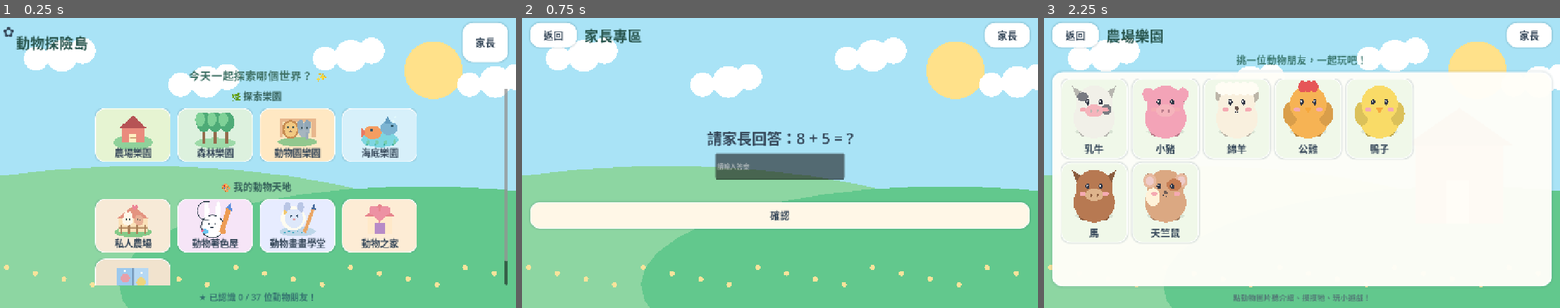
Above: before the commit, frames 1-3 (left to right).
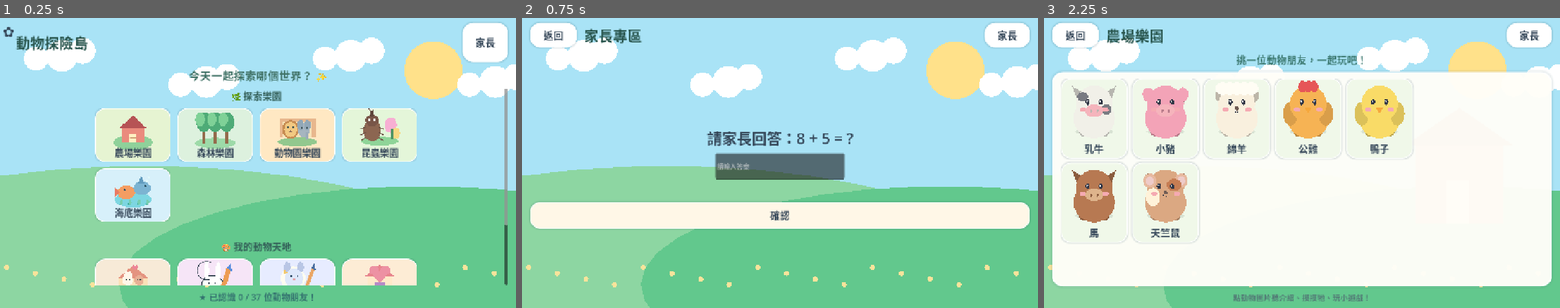
Above: after the commit, the same moments.

Repository: jimmy0933b3-sudo/farm
Game: Godot game, scene res://scenes/Main.tscn
The game is run twice, just before and just after one commit, with the same random seed, the same clock (stepped at 60 frames per second) and the same inputs.
Inputs (mouse positions are in pixels of both pictures, inside the frame that each line leads up to):
- Up to frame 1 (0.25 s): no input
- Up to frame 2 (0.75 s): click "家長" at 0.5 s
- Up to frame 3 (2.25 s): click "返回" at 1.25 s; click (1178, 134) at 2.02 s

The runs differ from the first frame. In frame 1, 19% of the frame differs, in the area x 18-99%, y 31-93%; in frame 2, nothing differs; in frame 3, nothing differs.

Commit message:
feat: integrate Insect Park into navigation and CI smoke coverage

Diff:
--- a/scripts/Main.gd
+++ b/scripts/Main.gd
@@ -12,6 +12,7 @@
 const ForestDiscovery = preload("res://scripts/ForestDiscovery.gd")
 const OceanDiscovery = preload("res://scripts/OceanDiscovery.gd")
 const ZooDiscovery = preload("res://scripts/ZooDiscovery.gd")
+const InsectDiscovery = preload("res://scripts/InsectDiscovery.gd")
 const TouchAnimalScroll = preload("res://scripts/TouchAnimalScroll.gd")
 const CareStage = preload("res://scripts/CareStage.gd")
 const ChoiceArt = preload("res://scripts/ChoiceArt.gd")
@@ -38,6 +39,7 @@
 var forest_game: Control
 var ocean_game: Control
 var zoo_game: Control
+var insect_game: Control
 var private_farm_game: Control
 var coloring_game: Control
 var drawing_game: Control
@@ -56,7 +58,7 @@
 	sound.speech_enabled = bool(progress.data["settings"].get("speech", true))
 	var saved_screen = str(progress.data.get("last_screen","home"))
 	match saved_screen:
-		"farm", "forest", "zoo", "ocean_park":
+		"farm", "forest", "zoo", "insect", "ocean_park":
 			show_zone("ocean" if saved_screen=="ocean_park" else saved_screen)
 		"care":
 			show_care()
@@ -74,6 +76,8 @@
 			show_forest_search()
 		"zoo_search":
 			show_zoo_search()
+		"insect_search":
+			show_insect_search()
 		"ocean", "ocean_search":
 			show_ocean_search()
 		_:
@@ -97,13 +101,15 @@
 				show_zone("ocean")
 			elif screen in ["zoo_search","zoo_done"]:
 				show_zone("zoo")
+			elif screen in ["insect_search","insect_done"]:
+				show_zone("insect")
 			else:
 				show_home()
 
 func _switch(name: String, bg: String = "home") -> VBoxContainer:
 	sound.stop_speaking()
 	screen = name
-	if name in ["home","farm","forest","zoo","care","album","forest_search","private_farm","coloring","drawing","ocean_search","ocean_park","zoo_search"]:
+	if name in ["home","farm","forest","zoo","insect","insect_search","care","album","forest_search","private_farm","coloring","drawing","ocean_search","ocean_park","zoo_search"]:
 		progress.data["last_screen"] = name
 		progress.save()
 	for node in get_children():
@@ -235,7 +241,7 @@
 
 func _picture_button(item_id: String, caption: String, action: Callable, minimum: Vector2 = Vector2(242, 226), scroll: ScrollContainer = null) -> Button:
 	var color_choices={
-		"farm":Color("#E6F4D2"),"forest":Color("#DDF1DE"),"zoo":Color("#FFE8C3"),
+		"farm":Color("#E6F4D2"),"forest":Color("#DDF1DE"),"zoo":Color("#FFE8C3"),"insect":Color("#E4F6D9"),"insect_search":Color("#E9F8C9"),
 		"ocean_park":Color("#D7F0FA"),"private_farm":Color("#F7EAD7"),
 		"coloring":Color("#F6E5F7"),"drawing":Color("#E7ECFF"),"care":Color("#FDECD5"),
 		"album":Color("#F1E3CE"),"forest_explore":Color("#E4F1D9"),
@@ -300,6 +306,7 @@
 		{"title":"農場樂園","zone":"farm"},
 		{"title":"森林樂園","zone":"forest"},
 		{"title":"動物園樂園","zone":"zoo"},
+		{"title":"昆蟲樂園","zone":"insect"},
 		{"title":"海底樂園","zone":"ocean_park"}
 	],wide)
 	var separation=Control.new()
@@ -314,7 +321,7 @@
 		{"title":"動物圖鑑","zone":"album"}
 	],wide)
 	layout.add_child(_label("★ 已認識 %d / %d 位動物朋友！" % [int(progress.data["collected"].size()),animals.size()],22,HORIZONTAL_ALIGNMENT_CENTER,Color("#34736F")))
-	_narrate("歡迎來到動物探險島！四個樂園裡面可以找動物。下面有私人農場、動物著色屋、新的動物畫畫學堂，還有動物之家和圖鑑。")
+	_narrate("歡迎來到動物探險島！五個樂園裡面可以找動物和昆蟲。下面有私人農場、動物著色屋、新的動物畫畫學堂，還有動物之家和圖鑑。")
 
 func _home_section(parent: VBoxContainer, scroll: ScrollContainer, heading: String, places: Array, wide: bool) -> void:
 	var section=VBoxContainer.new()
@@ -335,7 +342,7 @@
 
 func _go(where: String) -> void:
 	match where:
-		"farm", "forest", "zoo":
+		"farm", "forest", "zoo", "insect":
 			show_zone(where)
 		"care":
 			show_care()
@@ -357,14 +364,19 @@
 func show_zone(zone: String) -> void:
 	current_zone = zone
 	var layout = _switch("ocean_park" if zone=="ocean" else zone, zone)
-	_header(layout, "農場樂園" if zone == "farm" else ("森林樂園" if zone=="forest" else ("動物園樂園" if zone=="zoo" else "海底樂園")), Callable(self,"show_home"))
+	_header(layout, str({"farm":"農場樂園","forest":"森林樂園","zoo":"動物園樂園","ocean":"海底樂園","insect":"昆蟲樂園"}.get(zone,"探索樂園")), Callable(self,"show_home"))
 	layout.add_child(_label("挑一位動物朋友，一起玩吧！", 25,HORIZONTAL_ALIGNMENT_CENTER,Color("#39766D")))
-	if zone in ["forest","ocean","zoo"]:
-		var item_id = "forest_explore" if zone=="forest" else ("ocean" if zone=="ocean" else "zoo_search")
-		var caption = "🌲 去大森林找動物" if zone=="forest" else ("🐠 去海底找朋友" if zone=="ocean" else "🦁 去動物園找六隻動物")
-		var destination=Callable(self,"show_forest_search") if zone=="forest" else (Callable(self,"show_ocean_search") if zone=="ocean" else Callable(self,"show_zoo_search"))
-		var seek_button = _picture_button(item_id,caption,destination,Vector2(310,95))
-		seek_button.size_flags_horizontal = Control.SIZE_SHRINK_CENTER
+	if zone in ["forest","ocean","zoo","insect"]:
+		var entries={
+			"forest":["forest_explore","🌲 去大森林找動物"],
+			"ocean":["ocean","🐠 去海底找朋友"],
+			"zoo":["zoo_search","🦁 去動物園找六隻動物"],
+			"insect":["insect_search","🦋 昆蟲大探險"]
+		}
+		var choice: Array=entries[zone]
+		var destination=Callable(self,"show_forest_search") if zone=="forest" else (Callable(self,"show_ocean_search") if zone=="ocean" else (Callable(self,"show_zoo_search") if zone=="zoo" else Callable(self,"show_insect_search")))
+		var seek_button=_picture_button(str(choice[0]),str(choice[1]),destination,Vector2(310,95))
+		seek_button.size_flags_horizontal=Control.SIZE_SHRINK_CENTER
 		layout.add_child(seek_button)
 	var panel = _panel()
 	layout.add_child(panel)
@@ -382,7 +394,7 @@
 		if str(info.get("zone","")) == zone or (zone=="zoo" and str(info.get("id",""))=="monkey"):
 			grid.add_child(_animal_button(info, Callable(self,"show_animal").bind(str(info["id"]),zone),false,scroll))
 	layout.add_child(_label("點動物圖片聽介紹、摸摸牠、玩小遊戲！", 19,HORIZONTAL_ALIGNMENT_CENTER,Color("#527975")))
-	_narrate("這裡是%s。用手指點一隻動物，和牠交朋友吧！" % ("農場" if zone == "farm" else ("森林" if zone=="forest" else ("動物園" if zone=="zoo" else "海底樂園"))))
+	_narrate("這裡是%s。用手指點一隻動物，和牠交朋友吧！" % ("農場" if zone == "farm" else ("森林" if zone=="forest" else ("動物園" if zone=="zoo" else ("昆蟲樂園" if zone=="insect" else "海底樂園")))))
 	# The forest hide-and-seek entry uses its own illustrated button, not a text-only menu.
 
 func show_zoo_search() -> void:
@@ -425,6 +437,48 @@
 	layout.add_child(actions)
 	actions.add_child(_button("再找一次",Callable(self,"show_zoo_search"),Color("#F8E5C6"),Vector2(200,70)))
 	actions.add_child(_button("動物園樂園",Callable(self,"show_zone").bind("zoo"),Color("#DFF0DE"),Vector2(200,70)))
+	_narrate("太棒啦！找到駱駝、獅子、老虎、大象、猴子和河馬！可以再玩一次！")
+
+func show_insect_search() -> void:
+	current_zone="insect"
+	var layout=_switch("insect_search","insect")
+	_header(layout,"昆蟲大探險",Callable(self,"show_zone").bind("insect"))
+	var insect_animals: Array=[]
+	for info in animals:
+		if str(info.get("zone",""))=="insect":
+			insect_animals.append(info)
+	insect_game=InsectDiscovery.new()
+	insect_game.setup(insect_animals,progress,sound)
+	insect_game.size_flags_horizontal=Control.SIZE_EXPAND_FILL
+	insect_game.size_flags_vertical=Control.SIZE_EXPAND_FILL
+	insect_game.completed.connect(Callable(self,"show_insect_complete"))
+	layout.add_child(insect_game)
+
+func show_insect_complete() -> void:
+	var layout=_switch("insect_done","insect")
+	_header(layout,"昆蟲大探險完成！",Callable(self,"show_zone").bind("insect"))
+	layout.add_child(_label("太棒了！六位昆蟲朋友都找到了！",29))
+	var panel=_panel()
+	panel.size_flags_vertical=Control.SIZE_EXPAND_FILL
+	layout.add_child(panel)
+	var scroll=TouchAnimalScroll.new()
+	scroll.size_flags_vertical=Control.SIZE_EXPAND_FILL
+	panel.add_child(scroll)
+	var grid=GridContainer.new()
+	grid.columns=3
+	grid.add_theme_constant_override("h_separation",10)
+	grid.add_theme_constant_override("v_separation",8)
+	scroll.add_child(grid)
+	for info in animals:
+		if str(info.get("zone",""))=="insect":
+			var tile=_animal_button(info,Callable(self,"show_animal").bind(str(info["id"]),"insect"),false,scroll)
+			tile.custom_minimum_size=Vector2(155,151)
+			grid.add_child(tile)
+	var actions=HBoxContainer.new()
+	actions.alignment=BoxContainer.ALIGNMENT_CENTER
+	layout.add_child(actions)
+	actions.add_child(_button("再找一次",Callable(self,"show_insect_search"),Color("#F8E5C6"),Vector2(200,70)))
+	actions.add_child(_button("昆蟲樂園",Callable(self,"show_zone").bind("insect"),Color("#DFF0DE"),Vector2(200,70)))
 	_narrate("太棒啦！找到駱駝、獅子、老虎、大象、猴子和河馬！可以再玩一次！")
 
 func show_ocean_search() -> void:
@@ -634,7 +688,7 @@
 		else:
 			var shown = option
 			if kind == "habitat":
-				shown = {"farm":"農場","forest":"森林","ocean":"海洋"}.get(option,option)
+				shown = {"farm":"農場","forest":"森林","ocean":"海洋","insect":"昆蟲樂園"}.get(option,option)
 			button = _picture_button(option,shown,Callable(self,"_answer").bind(option,level))
 		opts.add_child(button)
 		answer_buttons.append(button)
--- /dev/null
+++ b/tests/insect_park_smoke.gd
@@ -0,0 +1,89 @@
+extends SceneTree
+## A fifth park with six distinct species, original art and correct navigation.
+const ChoiceArt=preload("res://scripts/ChoiceArt.gd")
+const Art=preload("res://scripts/AnimalArt.gd")
+const Store=preload("res://scripts/SaveData.gd")
+func _initialize() -> void:
+	call_deferred("_run")
+func _run() -> void:
+	var game=load("res://scenes/Main.tscn").instantiate()
+	root.add_child(game)
+	await process_frame
+	game.show_home()
+	await process_frame
+	var ids=["rhinoceros_beetle","stag_beetle","butterfly","ladybug","bee","mantis"]
+	var unique={}
+	for a in game.animals:
+		var id=str(a["id"])
+		if unique.has(id):
+			_fail("Duplicate ID: "+id)
+			return
+		unique[id]=a
+	if unique.size()!=37:
+		_fail("37 unique species expected")
+		return
+	var park_icon=0
+	var misplaced=0
+	for n in _children(game):
+		if n.get_script()==ChoiceArt and str(n.item_id)=="insect": park_icon+=1
+		if n.get_script()==ChoiceArt and str(n.item_id)=="insect_search": misplaced+=1
+	if park_icon!=1 or misplaced!=0:
+		_fail("Exactly one insect park home icon; no search icon on home")
+		return
+	game._go("insect")
+	await process_frame
+	if game.screen!="insect":
+		_fail("Insect park did not open")
+		return
+	var has_search=false
+	var visible={}
+	for n in _children(game):
+		if n.get_script()==ChoiceArt and str(n.item_id)=="insect_search": has_search=true
+		if n.get_script()==Art: visible[str(n.animal_id)]=true
+	if not has_search or visible.size()!=6:
+		_fail("Expected six insect cards and a nested search entrance")
+		return
+	for id in ids:
+		if not visible.has(id) or not unique.has(id) or str(unique[id]["zone"])!="insect":
+			_fail("Missing insect: "+id)
+			return
+		var art=Art.new()
+		art.size=Vector2(400,400)
+		root.add_child(art)
+		art.setup(unique[id])
+		art.set_coloring(true,{})
+		await process_frame
+		if art.get_coloring_regions().size()<7:
+			_fail("Insect cannot be finger colored: "+id)
+			return
+		art.queue_free()
+	var store=Store.new()
+	store.data=store._fresh()
+	store.unlock("cow")
+	store.data["private_farm"]=["cow"]
+	store.unlock("butterfly")
+	if not store.private_farm_add("butterfly",16) or store.data["private_farm"]!=["cow","butterfly"]:
+		_fail("Insect must use the existing land resident system without losing previous guests")
+		return
+	game.show_animal("mantis","insect")
+	await process_frame
+	if game.current_zone!="insect":
+		_fail("Insect card did not preserve park source")
+		return
+	game.show_zone("insect")
+	if game.screen!="insect":
+		_fail("Back from insect lost park")
+		return
+	print("PASS: insect park icon, six distinct vector insects, paint masks, resident reuse and navigation")
+	game.queue_free()
+	await process_frame
+	quit(0)
+func _children(node: Node) -> Array:
+	var items=[]
+	for n in node.get_children():
+		items.append(n)
+		items.append_array(_children(n))
+	return items
+func _fail(reason: String) -> void:
+	push_error("INSECT PARK FAILED: "+reason)
+	quit(1)
--- /dev/null
+++ b/tests/insect_search_smoke.gd
@@ -0,0 +1,90 @@
+extends SceneTree
+## Insect adventure: six targets, swiping, helpful hint, resume and reshuffle.
+func _initialize() -> void:
+	call_deferred("_run")
+func _run() -> void:
+	var game=load("res://scenes/Main.tscn").instantiate()
+	root.add_child(game)
+	await process_frame
+	var store=game.progress
+	var saved=store.data.duplicate(true)
+	store.data["insect_explore_session"]={}
+	store.data["insect_explore_previous"]=[]
+	store.data["insect_explore_runs"]=0
+	store.data["insect_found"]=[]
+	game.show_insect_search()
+	await process_frame
+	var bug=game.insect_game
+	var ids=["rhinoceros_beetle","stag_beetle","butterfly","ladybug","bee","mantis"]
+	if bug.spots.size()!=6 or bug.placement.size()!=6:
+		_fail("Six insect hiding places missing")
+		return
+	for id in ids:
+		if bug.placement.count(id)!=1:
+			_fail("Missing/repeated insect "+id)
+			return
+	if bug.stage.WORLD_WIDTH<bug.stage.size.x*1.5:
+		_fail("Garden is not panoramic")
+		return
+	bug.stage.pan_by(390.0)
+	if bug.stage.camera_x<240.0:
+		_fail("Insect map did not pan")
+		return
+	bug.stage.pan_by(-390.0)
+	var wrong=(bug.target_spot()+1)%6
+	bug.attempt_spot(wrong)
+	bug.attempt_spot(wrong)
+	if not bug.spots[bug.target_spot()].hint:
+		_fail("Second wrong tap should show a friendly hint")
+		return
+	var first=bug.current_target()
+	bug.attempt_spot(bug.target_spot())
+	if not store.data["insect_found"].has(first) or not store.data["collected"].has(first):
+		_fail("Found insect missing from shared collection")
+		return
+	var new_store=load("res://scripts/SaveData.gd").new()
+	new_store.load_save()
+	if not new_store.data["insect_explore_session"]["found"].has(first):
+		_fail("In-progress insect discovery missing after save reload")
+		return
+	game.show_zone("insect")
+	await process_frame
+	game.show_insect_search()
+	await process_frame
+	bug=game.insect_game
+	if bug.round_index!=1 or bug.found.size()!=1:
+		_fail("Leaving the garden did not preserve insect search")
+		return
+	var old_placement=bug.placement.duplicate()
+	for i in range(1,6):
+		bug.attempt_spot(bug.target_spot())
+		await create_timer(1.76).timeout
+	if game.screen!="insect_done":
+		_fail("Six insects did not complete game")
+		return
+	for id in ids:
+		if not store.data["collected"].has(id):
+			_fail("Insect not unlocked in animal album: "+id)
+			return
+	if int(store.data["insect_explore_runs"])!=1:
+		_fail("Run count not persisted")
+		return
+	game.show_insect_search()
+	await process_frame
+	bug=game.insect_game
+	if bug.round_index!=0 or bug.placement==old_placement:
+		_fail("New game must restart and reshuffle hiding spots")
+		return
+	game.show_zone("insect")
+	if game.screen!="insect":
+		_fail("Insect completion must return to insect park")
+		return
+	store.data=saved
+	store.save()
+	print("PASS: six insect targets, panoramic drag, hint, collection, resume, replay and navigation")
+	game.queue_free()
+	await process_frame
+	quit(0)
+func _fail(reason: String) -> void:
+	push_error("INSECT SEARCH FAILED: "+reason)
+	quit(1)
Not shown, changed: .github/workflows/android.yml
